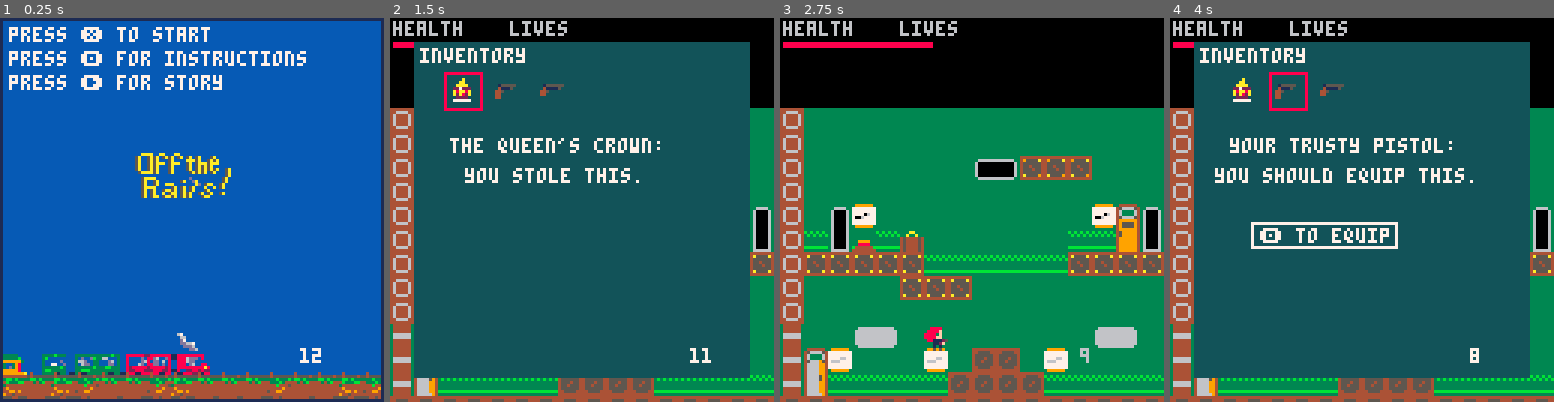
Above: before the commit, frames 1-4 (left to right).
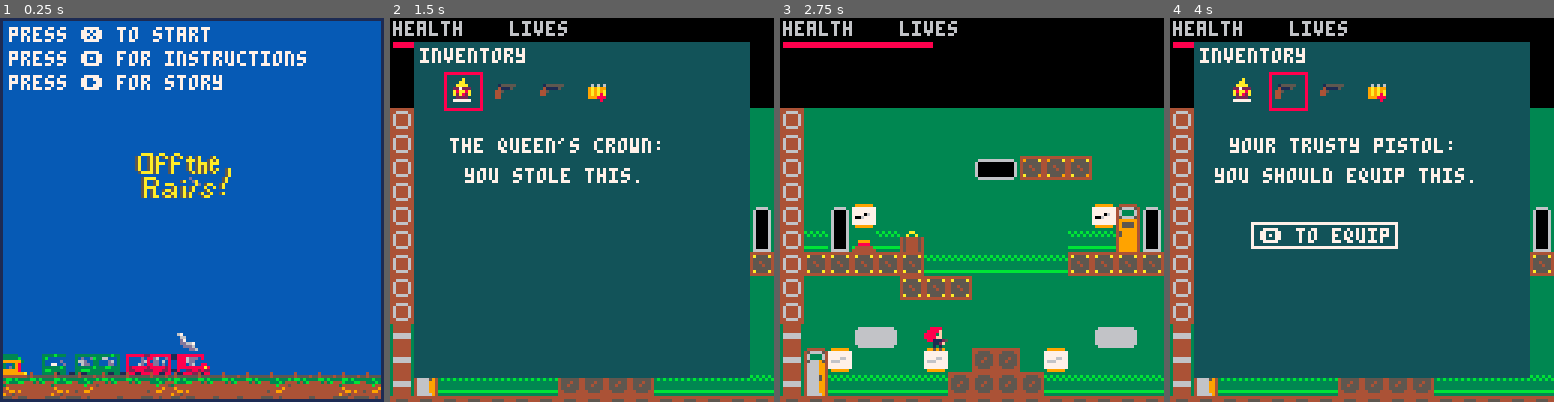
Above: after the commit, the same moments.

Repository: hggorel/Off-The-Rails
Game: PICO-8 cartridge offtherails.p8
Same seed, same stepped clock (60 frames per second), same inputs: the game is played once before the commit and once after it.
Inputs:
- Up to frame 1 (0.25 s): no input
- Up to frame 2 (1.5 s): tap X (X key) at 0.33, 1.07 s; tap O (Z key) at 0.7 s
- Up to frame 3 (2.75 s): hold Right 1.6-2.1 s; tap O (Z key) at 1.7, 2.1, 2.5 s; tap X (X key) at 1.85 s; hold Up 2.15-2.42 s; hold Right from 2.47 s (still down)
- Up to frame 4 (4 s): tap O (Z key) at 2.9, 3.3, 3.7 s; tap X (X key) at 2.97 s; release Right at 3.03 s; hold Left 3.08-3.58 s; hold Down 3.63-3.97 s

The runs differ from the first frame. In frame 1, 0.1% of the frame differs, in the area x 78-84%, y 85-90%; in frame 2, 0.3%, in the area x 51-84%, y 17-90%; in frame 3, less than 0.1%; in frame 4, 0.3%.

Commit message:
Update offtherails.p8
ammo display added to inventory

Diff:
--- a/offtherails.p8
+++ b/offtherails.p8
@@ -1,7 +1,8 @@
 pico-8 cartridge // http://www.pico-8.com
-version 33
+version 32
 __lua__
-
+--off the rails
+--from hannah, christian, elise and alex
 --basic set up sections
 --in the game
 
@@ -860,7 +861,6 @@
 		pausedraw()
 	end
 
-	print(player.ammo_count, 100, 110)
 
 end
 
@@ -1067,6 +1067,7 @@
 		spr(11,20,20) --queens crown
 		spr(13,35,20) --gun
 		spr(12,50,20) --shotgun
+		spr(14,65,20) --ammo
 		rect(sel.x,sel.y,sel.x+12,sel.y+12,8)
 		if sel.place == 0 then
 			print("the queen's crown:", 20,40,7)
@@ -1079,6 +1080,11 @@
 		if sel.place == 2 then
 		print("a shotgun:",20,40,7)
 		print("just like your pappy used.",15,50,7)
+		end
+		if sel.place == 3 then
+		print("your ammo--shoot wisely.",15,40,7)
+		print(player.ammo_count,20,50,7)
+		print("bullets left",30,50,7)
 		end
 		if sel.place >= 1 and sel.place < 3 then
 		equip(true) --should work like this?
@@ -1450,16 +1456,15 @@
 
 end
 
-
 __gfx__
-00000000008888800088880000888800008888000088880000888800008888000088888000888880008888000000a00000000000000000000000100000000000
-0000000008fff88000f8888000f8888000f8888000f8888000f8888000f8888008fff88008fff88008fff880000aa00000000000000000000001110000000000
-0aaa0000083f388000f3888000f3888800f3888800f38880003f888800f38888883f3888083f3888083f388000aaaa000155555501555550001a111000000000
-0a9aaa0008fff88000ff888000ff888800ff888800ff888000ff888800ff8888f8fff8f8088ff458f8fff8f0022722200411115004111500007cfc7000000000
-0aaaa0000111118052111880521118805211180054111880541118805411180011111110008141f0011111100a8aa8a04450000044500000017fff7100000000
-0aaaa000011111000f2110000f2110000f2110000f4110000f4110000f41100000111000001f1000081118800a2a82a044000000440000000f17771f00000000
-009040000f101f0000101500001010000015100000101500001010000015100000151500001515000011104500222200000000004400000001a7711000000000
-0000000000505000005000000050500000005000005000000050500000005000000000000000000005151400077777700000000000000000111711a100000000
+00000000008888800088880000888800008888000088880000888800008888000088888000888880008888000000a00000000000000000000000000000000000
+0000000008fff88000f8888000f8888000f8888000f8888000f8888000f8888008fff88008fff88008fff880000aa00000000000000000000000000000000000
+0aaa0000083f388000f3888000f3888800f3888800f38880003f888800f38888883f3888083f3888083f388000aaaa0001555555015555500060606000000000
+0a9aaa0008fff88000ff888000ff888800ff888800ff888000ff888800ff8888f8fff8f8088ff458f8fff8f002272220041111500411150009a9a99000000000
+0aaaa0000111118052111880521118805211180054111880541118805411180011111110008141f0011111100a8aa8a0445000004450000009a9a9a000000000
+0aaaa000011111000f2110000f2110000f2110000f4110000f4110000f41100000111000001f1000081118800a2a82a0440000004400000009a9a8a000000000
+009040000f101f000010150000101000001510000010150000101000001510000015150000151500001110450022220000000000440000000999888000000000
+00000000005050000050000000505000000050000050000000505000000050000000000000000000051514000777777000000000000000000000080000000000
 01110000001110000011100000111000011100000044400000444000004440000044400000444000000000000000000000000000000000000044400000000000
 0111000000111000001110000011100001110000004fc000004fc000004fc000004fc000004fc000004440000044400000444000004440000044440000000000
 0111000000111000001110000011100001ff000000fff00000fff00000fff00000fff00000fff0000044440000444400004444000044440004fff06000000000
